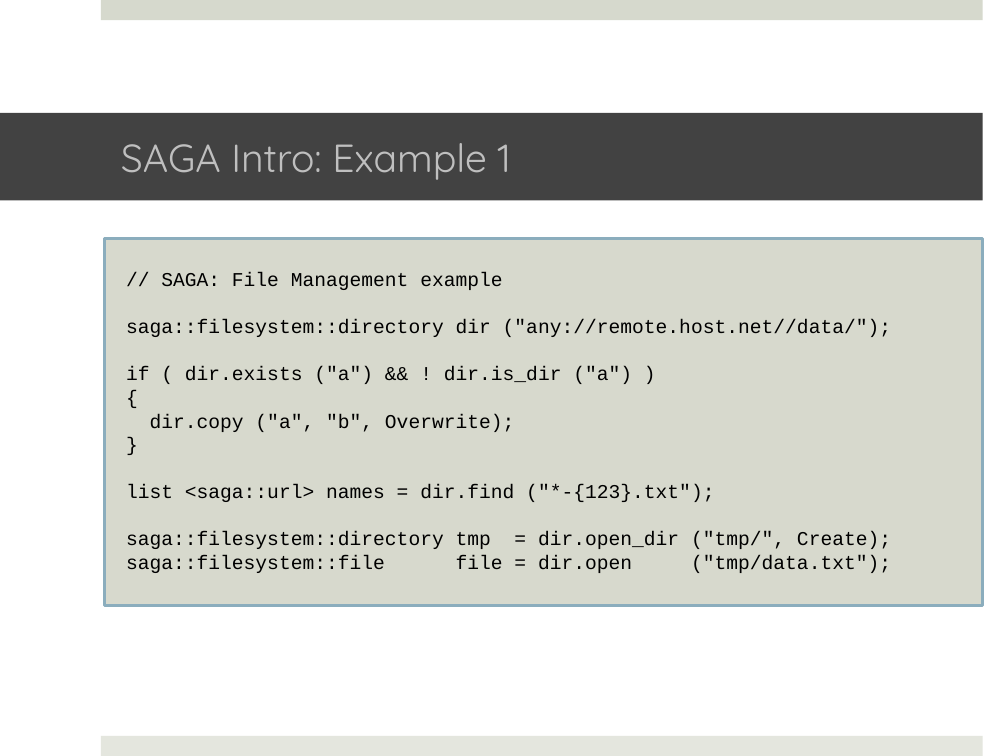
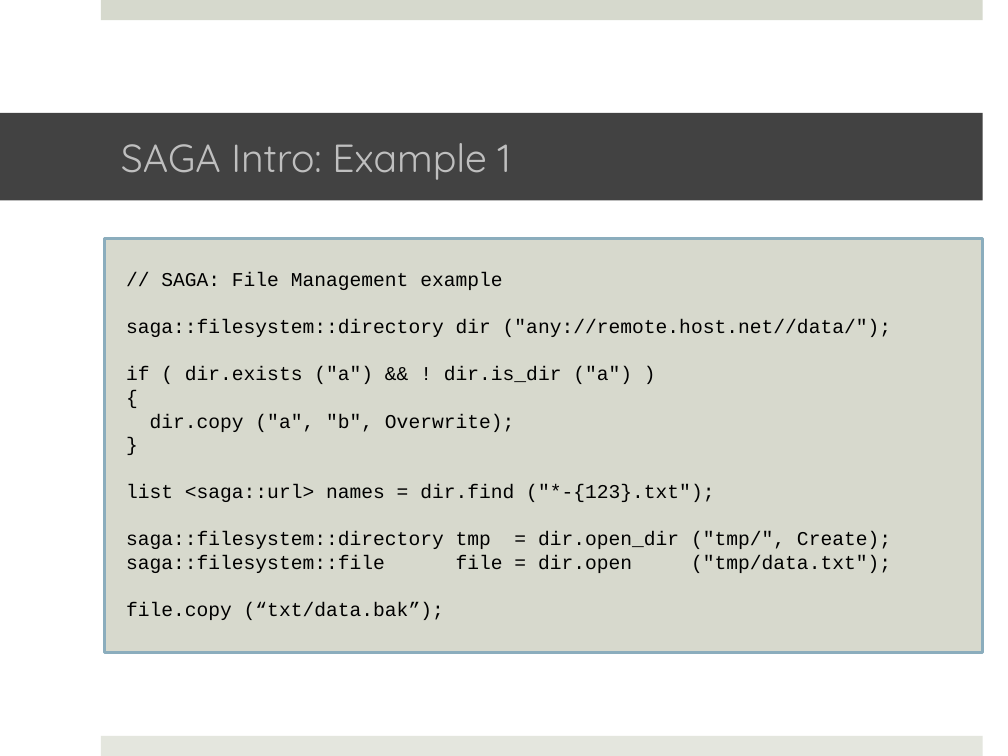
Before and after one commit to saga-project/saga-cpp-legacy-projects, a slide deck: slide 19 of tutorial/EGI-2011/02_api.pptx (slide 18 before the commit). Drawn at 1008x756 pixels with LibreOffice and Linux fonts; fonts in the diff are those of the drawing; background and template pictures are left out. Boxes give left, top, right and bottom in pixels: in the first picture for what was removed or moved away, otherwise in the second. Text is boxed around its words. In the diff, an @@ line names an element or a change of style, - is before the commit and + after.

```diff
--- a/tutorial/EGI-2011/02_api.pptx
+++ b/tutorial/EGI-2011/02_api.pptx
@@ rectangle "// SAGA: File Management example": place and size @@
-rectangle "// SAGA: File Management example" at (105,239,983,606)
+rectangle "// SAGA: File Management example" at (105,239,983,653)
@@ text in rectangle at (126,602,444,620): paragraph added @@
+file.copy (“txt/data.bak”);
```
Also in this commit, not shown: 18 other slides changed, 1 slide added, 5 slides removed, 9 other files.
